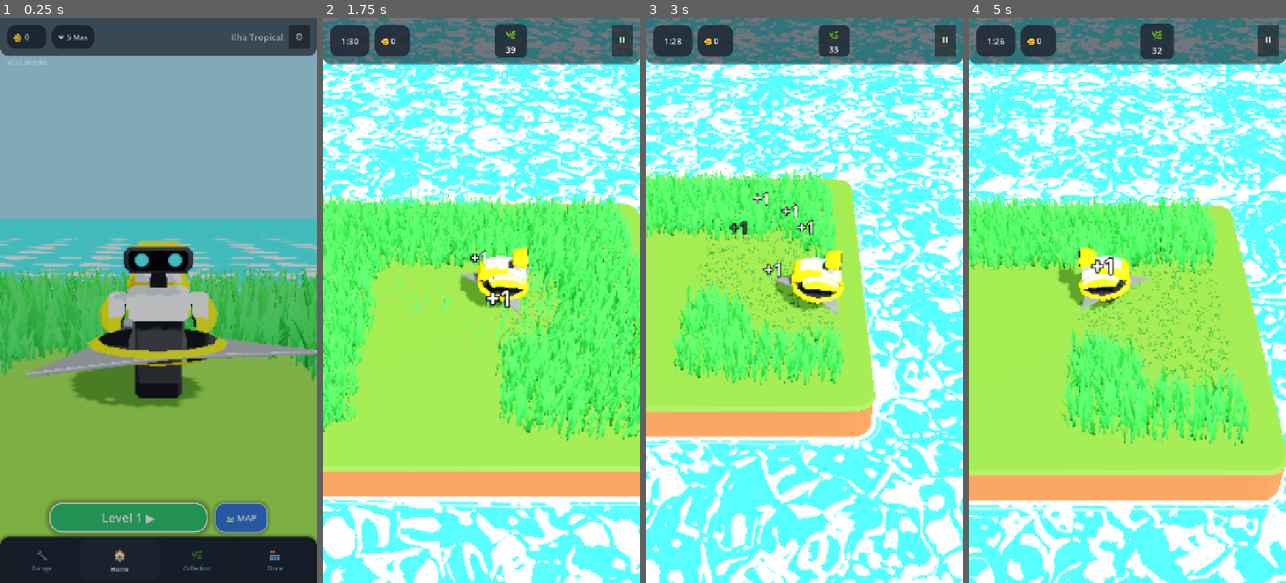
Above: before the commit, frames 1-4 (left to right).
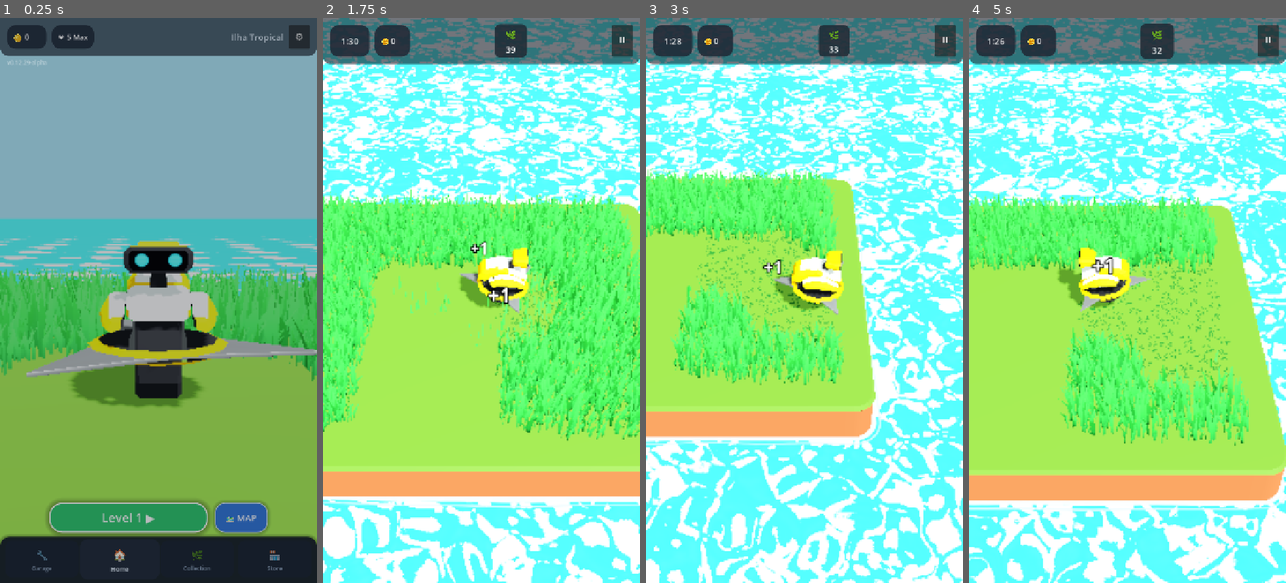
Above: after the commit, the same moments.

Repository: rogerbif/grass-cut-bot
Game: Godot game, scene res://scenes/menu/main_menu.tscn
Same seed, same stepped clock (60 frames per second), same inputs: the game is played once before the commit and once after it.
Inputs (mouse positions are in pixels of both pictures, inside the frame that each line leads up to):
- Up to frame 1 (0.25 s): no input
- Up to frame 2 (1.75 s): click "Level 1 ▶" at 0.5 s; tap Enter at 1.25 s; move the mouse to (551, 272) at 1.27 s; hold Right (ui_right) from 1.28 s (still down); hold Alt from 1.28 s (still down); click (551, 272) at 1.42 s
- Up to frame 3 (3 s): release Right (ui_right) at 2 s; release Alt at 2 s; drag from (741, 328) to (788, 413) at 2.02 s; move the mouse to (836, 176) at 2.77 s; hold Right (ui_right) from 2.78 s (still down); tap Z at 2.85 s
- Up to frame 4 (5 s): release Right (ui_right) at 3.5 s; drag from (1111, 413) to (1032, 215) at 3.52 s; move the mouse to (1222, 385) at 4.27 s; hold Left (ui_left) from 4.28 s (still down); tap 1 at 4.35 s

The runs differ from the first frame. In frame 1, less than 0.1% of the frame differs, in the area x 8-9%, y 8-9%; in frame 2, 0.3%; in frame 3, 0.4%, in the area x 26-53%, y 30-46%; in frame 4, less than 0.1%.

Commit message:
perf(effects): reducao de 50 porcento no tempo de exibicao dos numeros flutuantes [v0.12.29-alpha]

Diff:
--- a/project.godot
+++ b/project.godot
@@ -11,7 +11,7 @@
 [application]
 
 config/name="Grass Cut Bot"
-config/version="0.12.28-alpha"
+config/version="0.12.29-alpha"
 run/main_scene="res://scenes/menu/main_menu.tscn"
 config/features=PackedStringArray("4.7", "Mobile")
 boot_splash/image="uid://3pegaomvcdut"
--- a/scripts/core/game_version.gd
+++ b/scripts/core/game_version.gd
@@ -7,7 +7,7 @@
 
 const MAJOR: int = 0
 const MINOR: int = 12
-const PATCH: int = 28
+const PATCH: int = 29
 const STAGE: String = "ALPHA" # "PRE-ALPHA", "ALPHA", "BETA", "RC", "RELEASE"
 const BUILD_TYPE: String = "dev" # "dev", "nightly", "public"
 
--- a/scripts/effects/floating_coin_manager.gd
+++ b/scripts/effects/floating_coin_manager.gd
@@ -102,20 +102,20 @@
 	var tween: Tween = create_tween()
 	_tweens[idx] = tween
 
-	# 1. Aparecer em fase (Fade-in rápido: 0.0 -> 1.0 em 0.08s)
-	tween.tween_property(label, "modulate:a", 1.0, 0.08).set_trans(Tween.TRANS_QUAD).set_ease(Tween.EASE_OUT)
+	# 1. Aparecer em fase (Fade-in rápido: 0.0 -> 1.0 em 0.04s)
+	tween.tween_property(label, "modulate:a", 1.0, 0.04).set_trans(Tween.TRANS_QUAD).set_ease(Tween.EASE_OUT)
 
-	# 2. Crescer depois diminuir (Pop elástico: 0.35 -> 1.30 em 0.10s, depois 1.30 -> 1.0 em 0.08s)
-	tween.parallel().tween_property(label, "scale", Vector3(1.30, 1.30, 1.30), 0.10).set_trans(Tween.TRANS_BACK).set_ease(Tween.EASE_OUT)
-	tween.chain().tween_property(label, "scale", Vector3(1.0, 1.0, 1.0), 0.08).set_trans(Tween.TRANS_QUAD).set_ease(Tween.EASE_IN_OUT)
+	# 2. Crescer depois diminuir (Pop elástico: 0.35 -> 1.30 em 0.05s, depois 1.30 -> 1.0 em 0.04s)
+	tween.parallel().tween_property(label, "scale", Vector3(1.30, 1.30, 1.30), 0.05).set_trans(Tween.TRANS_BACK).set_ease(Tween.EASE_OUT)
+	tween.chain().tween_property(label, "scale", Vector3(1.0, 1.0, 1.0), 0.04).set_trans(Tween.TRANS_QUAD).set_ease(Tween.EASE_IN_OUT)
 
-	# 3. Subir verticalmente (+0.70m durante 0.60s)
-	var target_y: float = spawn_pos.y + 0.70
-	tween.parallel().tween_property(label, "global_position:y", target_y, 0.60).set_trans(Tween.TRANS_QUAD).set_ease(Tween.EASE_OUT)
+	# 3. Subir verticalmente (+0.55m durante 0.30s)
+	var target_y: float = spawn_pos.y + 0.55
+	tween.parallel().tween_property(label, "global_position:y", target_y, 0.30).set_trans(Tween.TRANS_QUAD).set_ease(Tween.EASE_OUT)
 
-	# 4. Desaparecer em fase (Fade-out transparente: sustentação inicial e fade 1.0 -> 0.0 em 0.28s)
-	tween.chain().tween_interval(0.14)
-	tween.chain().tween_property(label, "modulate:a", 0.0, 0.28).set_trans(Tween.TRANS_QUAD).set_ease(Tween.EASE_IN)
+	# 4. Desaparecer em fase (Fade-out transparente: sustentação curta de 0.07s e fade 1.0 -> 0.0 em 0.14s)
+	tween.chain().tween_interval(0.07)
+	tween.chain().tween_property(label, "modulate:a", 0.0, 0.14).set_trans(Tween.TRANS_QUAD).set_ease(Tween.EASE_IN)
 
 	# 5. Oculta ao finalizar
 	tween.tween_callback(func() -> void:
Not shown, changed: export_presets.cfg
Not shown, added: docs/historico_melhorias/104_reducao_50_porcento_duracao_numeros_flutuantes.md
Not shown, changed: docs/historico_melhorias/INDICE_MELHORIAS.md
